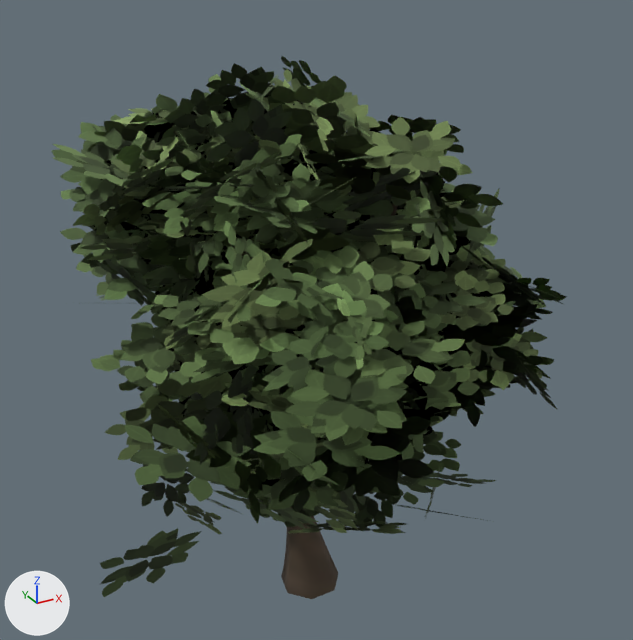
Renders of the glTF model web/public/models/trees/columnar_1.glb from each side of a commit.
Rendered twice from a camera (50 mm lens) standing at (-0.637, -1.226, 1.136) and looking at (0.034, -0.006, 0.526). Lighting does not change. The marker at lower left points along +X, +Y and +Z. The picture after the commit comes second.

Script lines for the objects in view, before the commit:
```python
ob_columnar_1 = bpy.data.objects.new('columnar_1', me_columnar_1)
ob_columnar_1.location = (0.0, 0.0, 0.0)
```
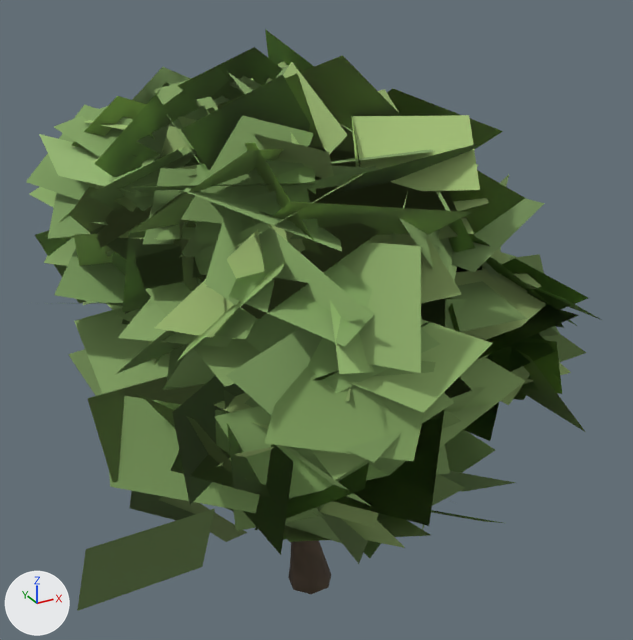
What differs and where, as boxes [x1, y1, x2, y2] in the pictures (633 x 640 px; the box of a moved part takes in the faces that stretch with it):
'columnar_1', surface changed, reshaped
    before: [52, 56, 567, 599]
    after: [26, 29, 602, 611]
part 1 of me_columnar_1, moved or reshaped
    before: [281, 516, 338, 599]
    after: [288, 541, 331, 594]
part 2 of me_columnar_1, moved or reshaped (not visible afterwards)
    before: [157, 190, 398, 510]
part 3 of me_columnar_1, surface changed
    before: [52, 56, 567, 597]
    after: [26, 29, 602, 611]

The change, as a list of edits to the scene's bpy script:
```text
Change mat_foliage:
    remove # nodes: BsdfPrincipled, Math x3, Mix, OutputMaterial, TexImage, VertexColor
    remove # uses the picture img_image_0
    nodes: BsdfPrincipled, Math x2, OutputMaterial, VertexColor
Change me_columnar_1:
    where me_columnar_1.from_pydata(...)  # 3225 vertices, 1852 faces; spans x -0.463..0.463, y -0.5..0.5, z 0.0..1.0
    used by ob_columnar_1; location = (0.0, 0.0, 0.0)
    me_columnar_1 part 1: the loose piece of 49 vertices spanning x -0.054..0.057, y -0.091..0.017, z 0.0..0.168 is multiplied about its middle by the matrix ((0.751, -0.001, -0.027), (-0.001, 0.751, 0.024), (-0.008, 0.007, 0.999)), then moved by (-0.002, 0.001, -0.001)
    me_columnar_1 part 2: 216 of 3225 vertices moved; they spanned x -0.245..0.254, y -0.28..0.178, z 0.139..0.849 and now span x -0.244..0.253, y -0.279..0.177, z 0.14..0.849; mean shift (0.0, 0.0, 0.0); largest move (0.008, -0.024, 0.142) -> (0.002, -0.024, 0.141)
    me_columnar_1 part 3: texture (UV) coordinates of 1480 of 1852 faces, centred in x -0.391..0.386, y -0.417..0.392, z 0.209..0.94, changed; they spanned u 0.0..0.5, v 0.51..0.99 and now span u 0.0..0.5, v 0.75..1.0
```
